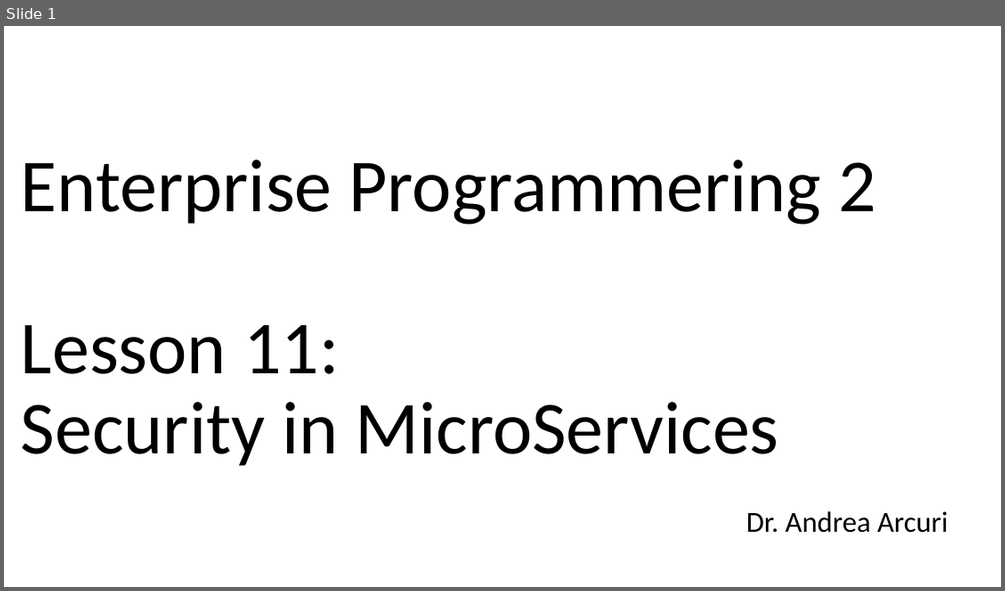
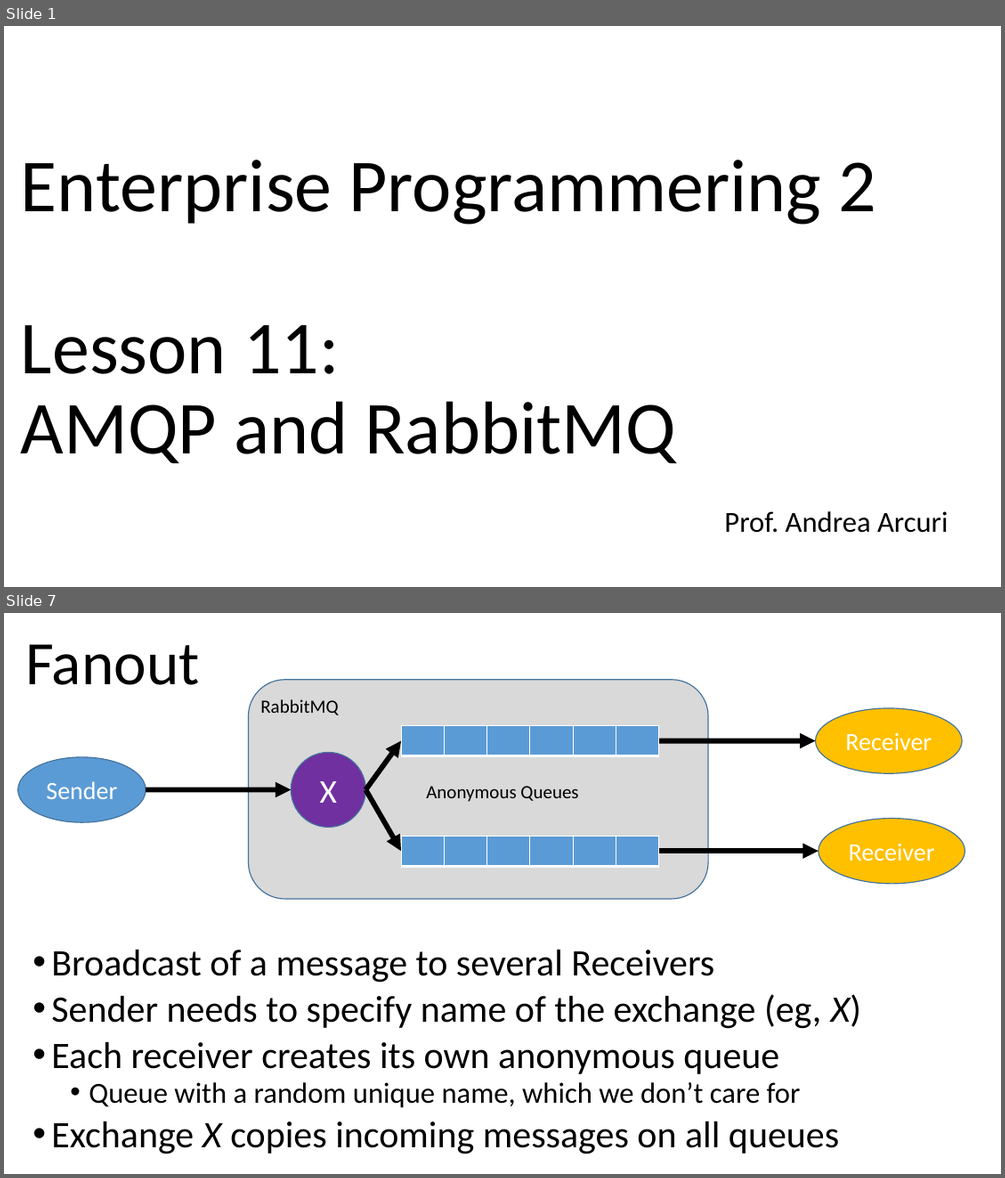
Before and after one commit to arcuri82/testing_security_development_enterprise_systems, a slide deck: doc/advanced/slides/lesson_11.pptx. Shown one above the other, each under a label of ours: slide 1 before the commit, slides 1 and 7 after it; the slides between them are not shown. The pictures are 1005x591 and 1005x1178 pixels, drawn with LibreOffice and Linux fonts; fonts in the diff are those of the drawing. Boxes give left, top, right and bottom in pixels: in the first picture for what was removed or moved away, otherwise in the second. Text is boxed around its words. In the diff, an @@ line names an element or a change of style, - is before the commit and + after.

```diff
--- a/doc/advanced/slides/lesson_11.pptx
+++ b/doc/advanced/slides/lesson_11.pptx
@@ slide 7 added at (x1=4, y1=613, x2=1001, y2=1174), background #FFFFFF @@
@@ title added at (x1=25, y1=644, x2=200, y2=685), 59.4 pt, text #000000 @@
+Fanout
@@ rounded rectangle added at (x1=249, y1=680, x2=708, y2=899), fill #D9D9D9, outline #43739E 1 pt @@
@@ text added at (x1=260, y1=699, x2=338, y2=715), 18 pt, text #000000 @@
+RabbitMQ
@@ ellipse added at (x1=816, y1=708, x2=962, y2=773), fill #FFC000, outline #43739E 1 pt, 24 pt, text #FFFFFF @@
+Receiver
@@ arrow added from (366, 789) to (401, 741), #000000 5 pt @@
@@ table added at (x1=401, y1=726, x2=657, y2=756), 1 rows, 6 columns @@
+ |  |  |  |  | 
@@ arrow added from (659, 741) to (816, 741), #000000 5 pt @@
@@ ellipse added at (x1=18, y1=757, x2=146, y2=822), fill #5B9BD5, outline #43739E 1 pt, 24 pt, text #FFFFFF @@
+Sender
@@ ellipse added at (x1=291, y1=752, x2=366, y2=827), fill #7030A0, outline #43739E 1 pt, 32 pt, text #FFFFFF @@
+X
@@ arrow added from (146, 789) to (291, 789), #000000 5 pt @@
@@ arrow added from (366, 789) to (401, 851), #000000 5 pt @@
@@ text added at (x1=426, y1=786, x2=578, y2=802), 18 pt, text #000000 @@
+Anonymous Queues
@@ ellipse added at (x1=818, y1=818, x2=965, y2=883), fill #FFC000, outline #43739E 1 pt, 24 pt, text #FFFFFF @@
+Receiver
@@ table added at (x1=401, y1=835, x2=657, y2=867), 1 rows, 6 columns @@
+ |  |  |  |  | 
@@ arrow added from (659, 851) to (818, 851), #000000 5 pt @@
@@ text added at (x1=51, y1=949, x2=862, y2=1154), 36 pt, text #000000 @@
+• Broadcast of a message to several Receivers
+• Sender needs to specify name of the exchange (eg, X)
+• Each receiver creates its own anonymous queue
+  • Queue with a random unique name, which we don’t care for
+• Exchange X copies incoming messages on all queues
@@ slide 1 changed as well @@
@@ title at (x1=21, y1=160, x2=876, y2=463): text changed @@
-Enterprise Programmering 2
-Lesson 11:
-Security in MicroServices
+Enterprise Programmering 2
+Lesson 11:
+AMQP and RabbitMQ
@@ subtitle at (x1=724, y1=511, x2=948, y2=532): text changed @@
-Dr. Andrea Arcuri
+Prof. Andrea Arcuri
```
Also in this commit, not shown: 2 other slides changed, 6 other slides added, 10 slides removed, 17 other files.
